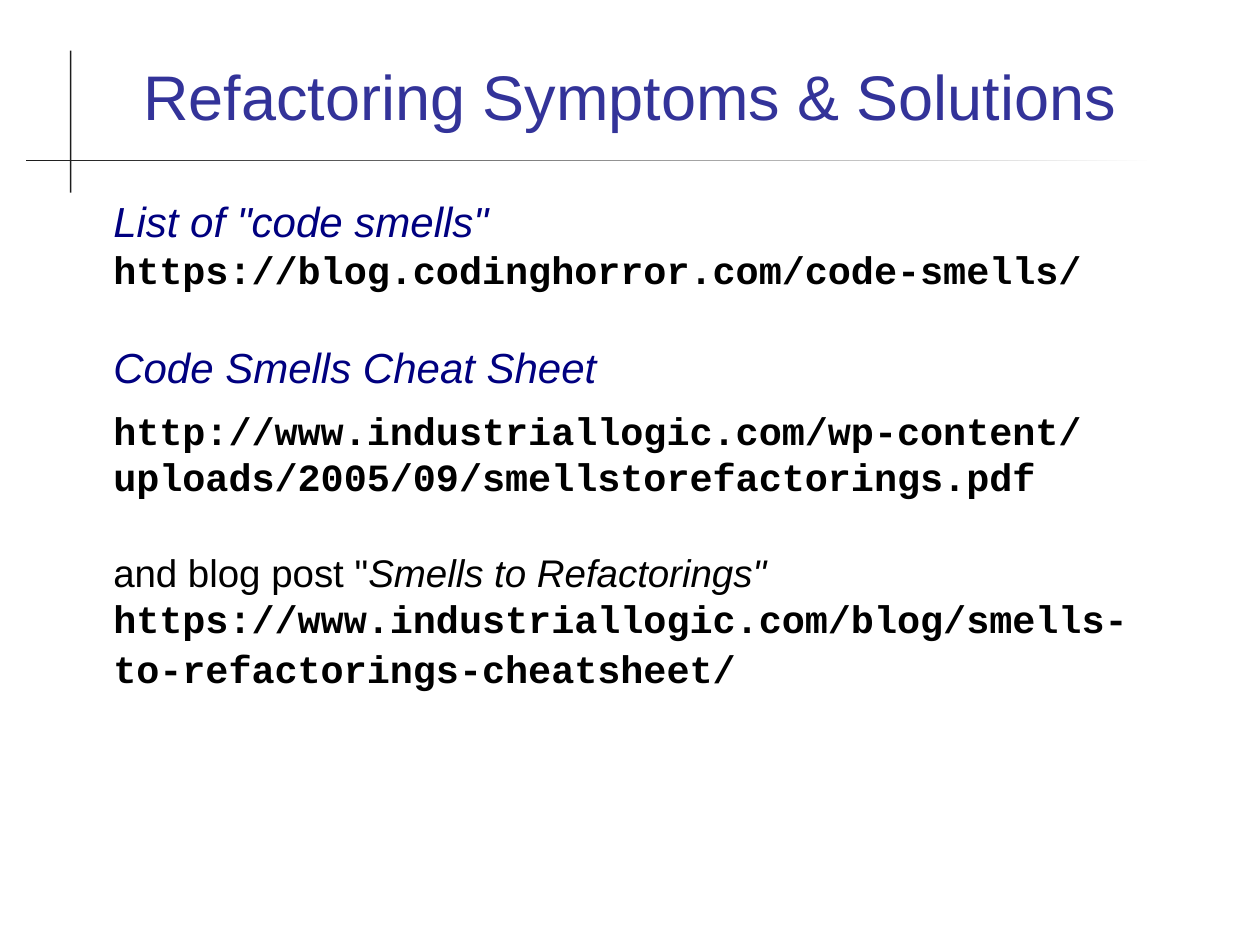
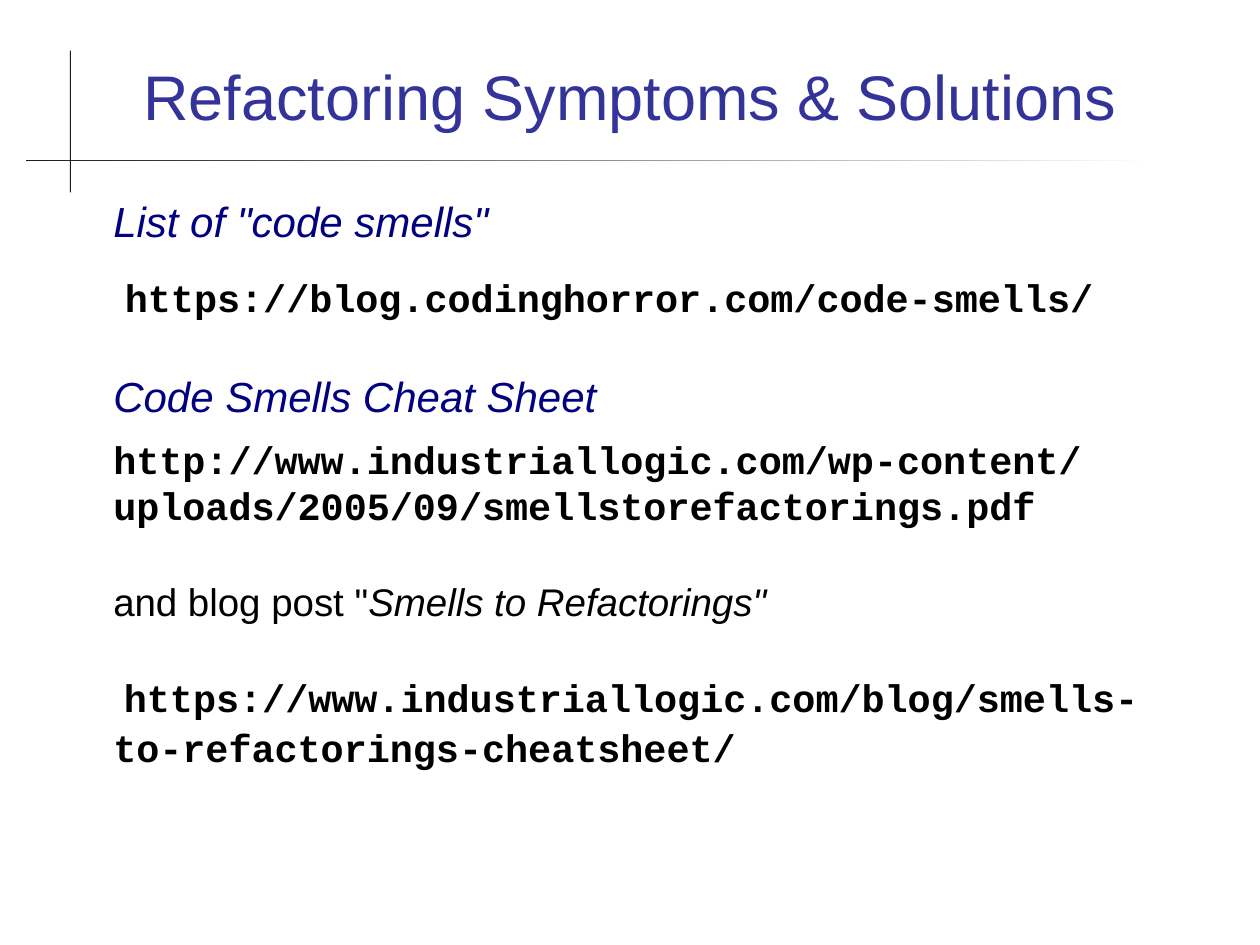
Before and after one commit to cpske/ISP, a slide deck: slide 22 of refactoring/Refactoring-Patterns.ppt (slide 20 before the commit). Drawn at 1260x945 pixels with LibreOffice and Linux fonts; fonts in the diff are those of the drawing. Boxes give left, top, right and bottom in pixels: in the first picture for what was removed or moved away, otherwise in the second. Text is boxed around its words. In the diff, an @@ line names an element or a change of style, - is before the commit and + after.

Commit message:
reorganize assignments, add reference for refactoring problem

```diff
--- a/refactoring/Refactoring-Patterns.ppt
+++ b/refactoring/Refactoring-Patterns.ppt
@@ text at (113, 206, 1093, 320): text changed @@
-List of "code smells" https://blog.codinghorror.com/code-smells/
+List of "code smells"
+https://blog.codinghorror.com/code-smells/
@@ text at (113, 588, 1138, 770): text changed @@
-and blog post "Smells to Refactorings" https://www.industriallogic.com/blog/smells-to-refactorings-cheatsheet/
+and blog post "Smells to Refactorings"
+https://www.industriallogic.com/blog/smells-to-refactorings-cheatsheet/
```
Also in this commit, not shown: 13 other slides changed, 2 slides added, 18 other files.
